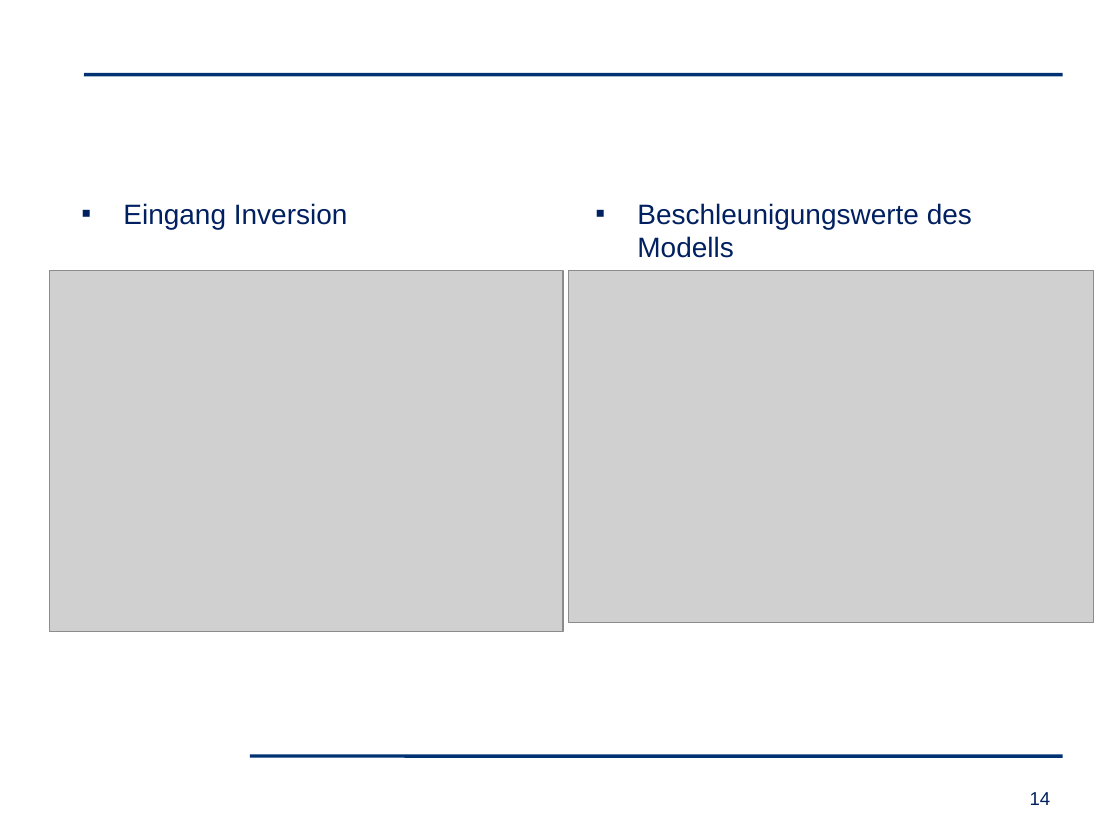
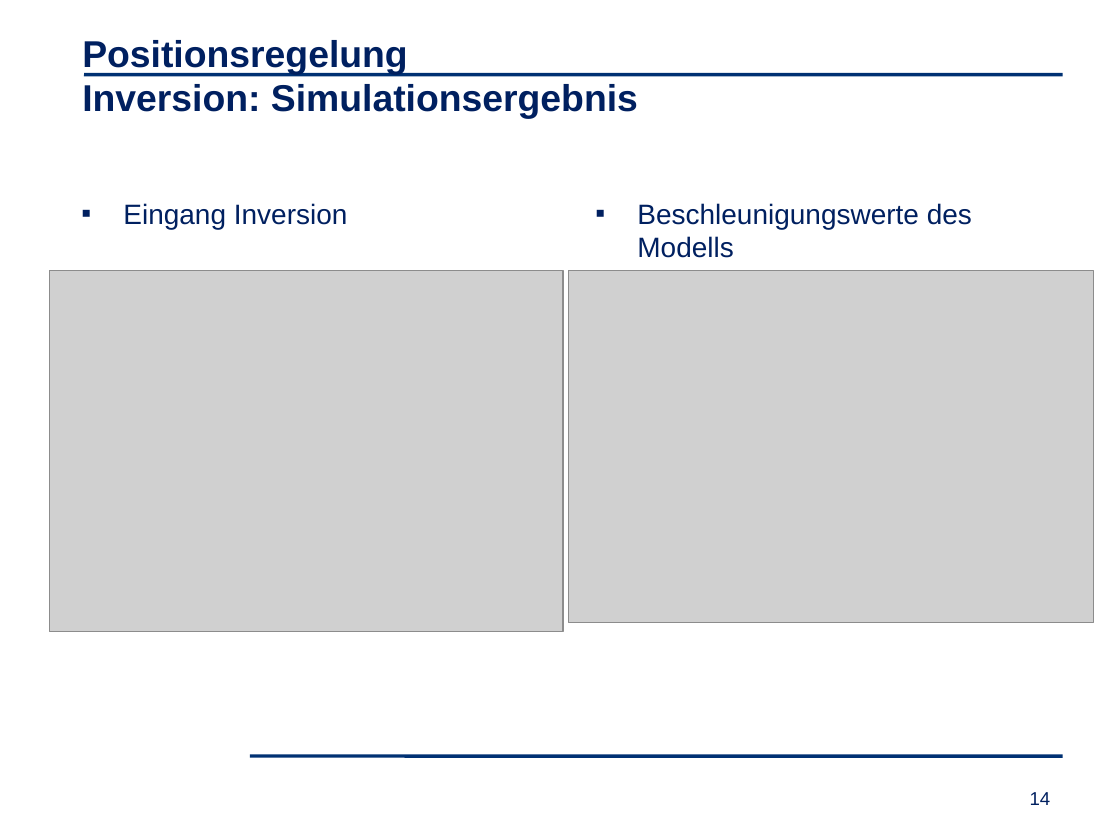
Before and after one commit to matwelter/Abschlusspraesentation, a slide deck: slide 14 of Abschlusspräsentation_LIKE.pptx. Drawn at 1120x840 pixels with LibreOffice and Linux fonts; fonts in the diff are those of the drawing; grey boxes stand for pictures; background and template pictures are left out. Boxes give left, top, right and bottom in pixels: in the first picture for what was removed or moved away, otherwise in the second. Text is boxed around its words. In the diff, an @@ line names an element or a change of style, - is before the commit and + after.

```diff
--- a/Abschlusspräsentation_LIKE.pptx
+++ b/Abschlusspräsentation_LIKE.pptx
@@ title added at <box>82,40,638,119</box>, 24 pt, text #002060, bold @@
+Positionsregelung
+Inversion: Simulationsergebnis
```
Also in this commit, not shown: 6 other slides changed, 1 other file.
